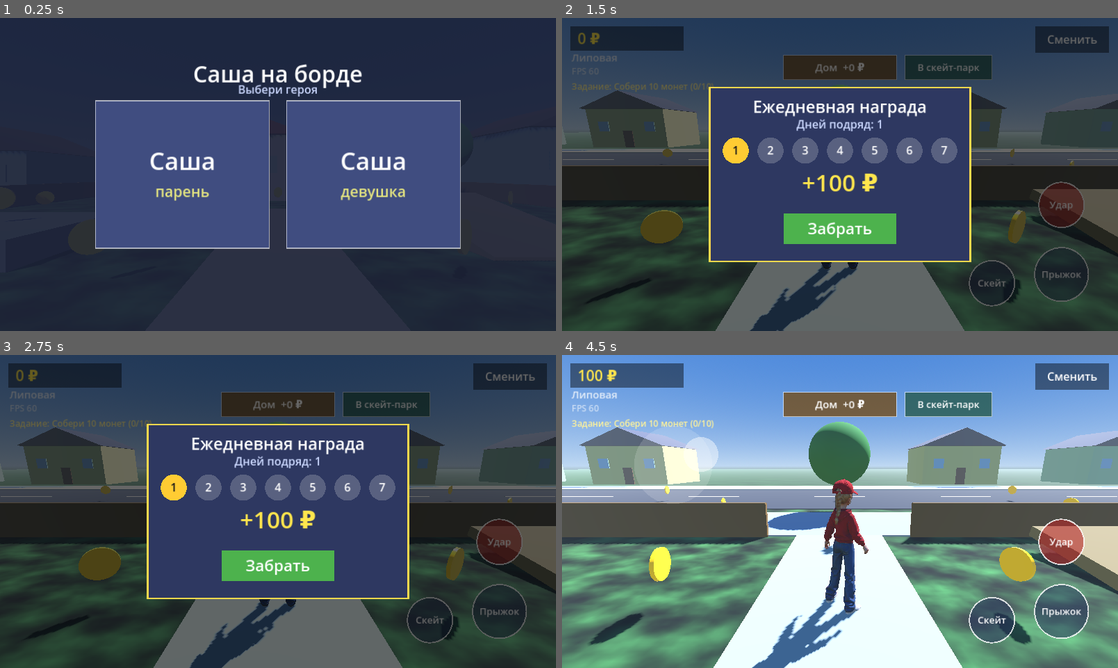
Above: before the commit, frames 1-4 (two rows, left to right).
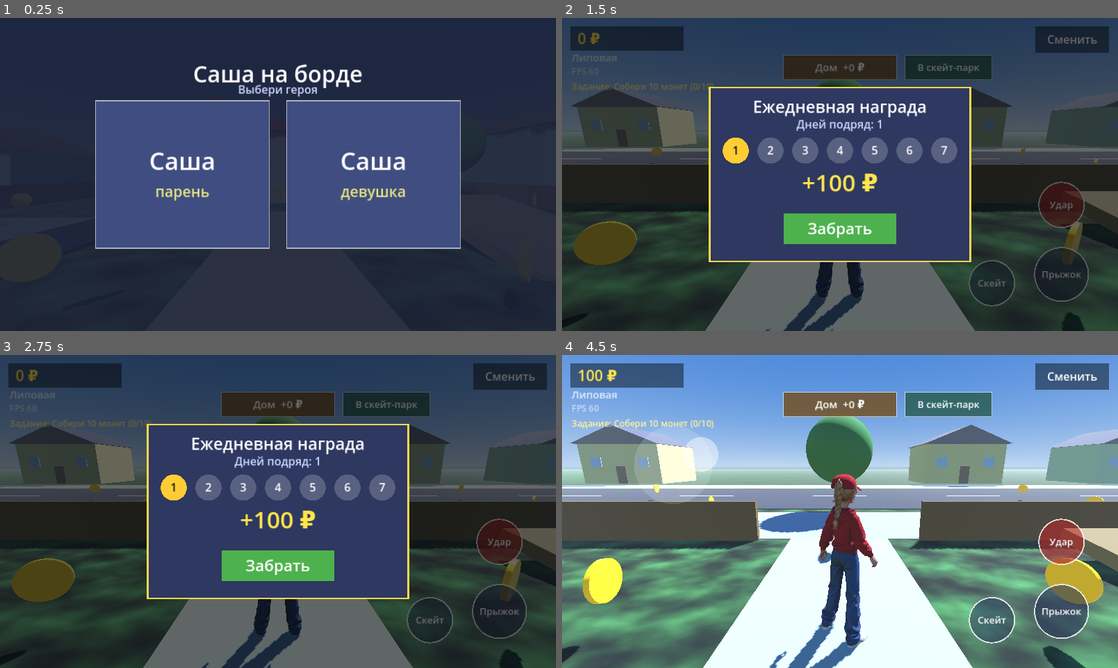
Above: after the commit, the same moments.

Repository: anon-anonymnyy/My-Games-
Game: Godot game, scene res://main.tscn
The game is run twice, just before and just after one commit, with the same random seed, the same clock (stepped at 60 frames per second) and the same inputs.
Inputs (mouse positions are in pixels of both pictures, inside the frame that each line leads up to):
- Up to frame 1 (0.25 s): no input
- Up to frame 2 (1.5 s): tap Enter at 0.5 s; move the mouse to (962, 158) at 0.52 s; click (962, 158) at 0.67 s; drag from (728, 190) to (812, 237) at 1.27 s
- Up to frame 3 (2.75 s): move the mouse to (333, 442) at 2.02 s; click (333, 442) at 2.17 s
- Up to frame 4 (4.5 s): drag from (812, 574) to (673, 464) at 2.77 s; move the mouse to (1006, 558) at 3.52 s; click (1006, 558) at 3.67 s; drag from (673, 464) to (756, 433) at 4.27 s

The runs differ from the first frame. In frame 2, 11% of the frame differs, in the area x 0-100%, y 19-100%; in frame 3, 11%; in frame 4, 28%.

Commit message:
Add files via upload

Diff:
--- a/main.gd
+++ b/main.gd
@@ -8,7 +8,7 @@
 const JUMP_V := 8.0
 const STICK_R := 90.0
 const MODEL_SCALE := 1.05
-const SKATE_LIFT := 0.165
+const SKATE_LIFT := 0.217
 const LOOPING := ["idle", "walk", "run", "fall", "skate_ride", "skate_push"]
 const SAVE_PATH := "user://save.json"
 const TRICKS := [
@@ -476,13 +476,13 @@
 	var bscene: PackedScene = load("res://skateboard2.glb")
 	if bscene != null:
 		board = bscene.instantiate()
-		board.scale = Vector3.ONE * 1.18
+		board.scale = Vector3.ONE * 1.55
 		board.visible = false
 		visual.add_child(board)
 	cam_pivot = Node3D.new()
 	add_child(cam_pivot)
 	cam = Camera3D.new()
-	cam.position = Vector3(0, 0, 3.6)
+	cam.position = Vector3(0, 0, 2.7)
 	cam.fov = 70
 	cam.current = true
 	cam_pivot.add_child(cam)
@@ -527,8 +527,13 @@
 	att.bone_name = "Head"
 	skel.add_child(att)
 	var c: Node3D = capscene.instantiate()
-	c.position = Vector3(0.0, 0.122 if id == "boy" else 0.13, -0.01)
-	c.rotation_degrees = Vector3(5.0, 0.0, 0.0)
+	if id == "boy":
+		c.position = Vector3(0.0, 0.145, -0.015)
+		c.scale = Vector3(0.92, 0.92, 0.92)
+	else:
+		c.position = Vector3(0.0, 0.12, -0.015)
+		c.scale = Vector3(0.9, 0.78, 0.9)
+	c.rotation_degrees = Vector3(6.0, 0.0, 0.0)
 	att.add_child(c)
 
 func _play(n: String) -> void:
@@ -914,7 +919,7 @@
 	player.floor_snap_length = 0.6 if skating else 0.1
 	if board != null:
 		board.visible = skating
-	cam.position.z = 4.4 if skating else 3.6
+	cam.position.z = 3.4 if skating else 2.7
 	cur_anim = ""
 
 func _do_jump() -> void:
Binary file changed: sasha_boy.glb
Binary file changed: sasha_girl.glb
